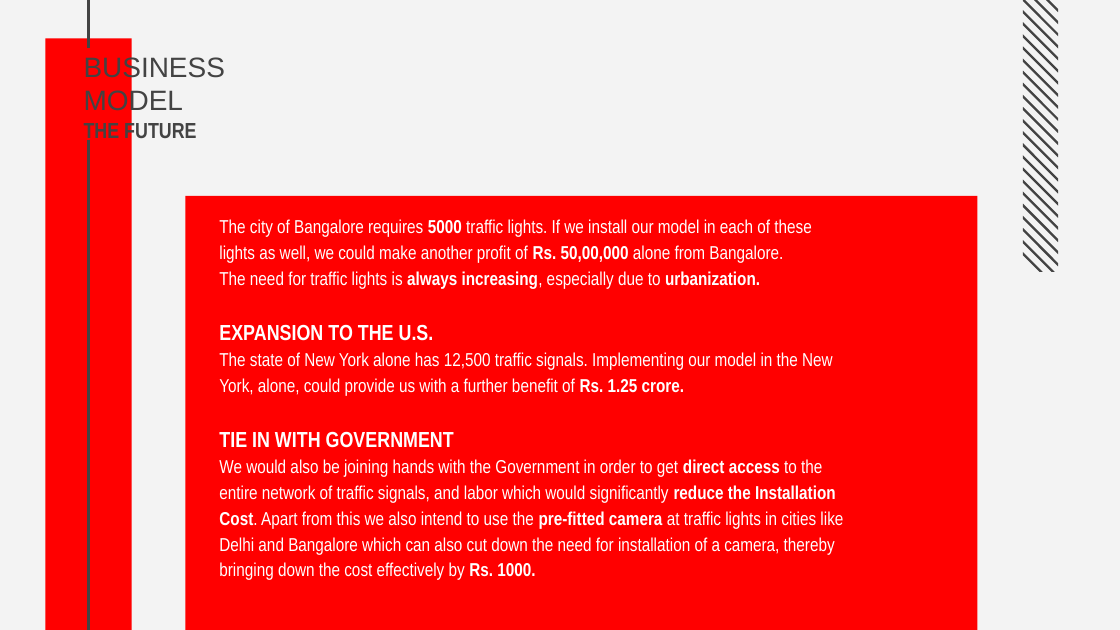
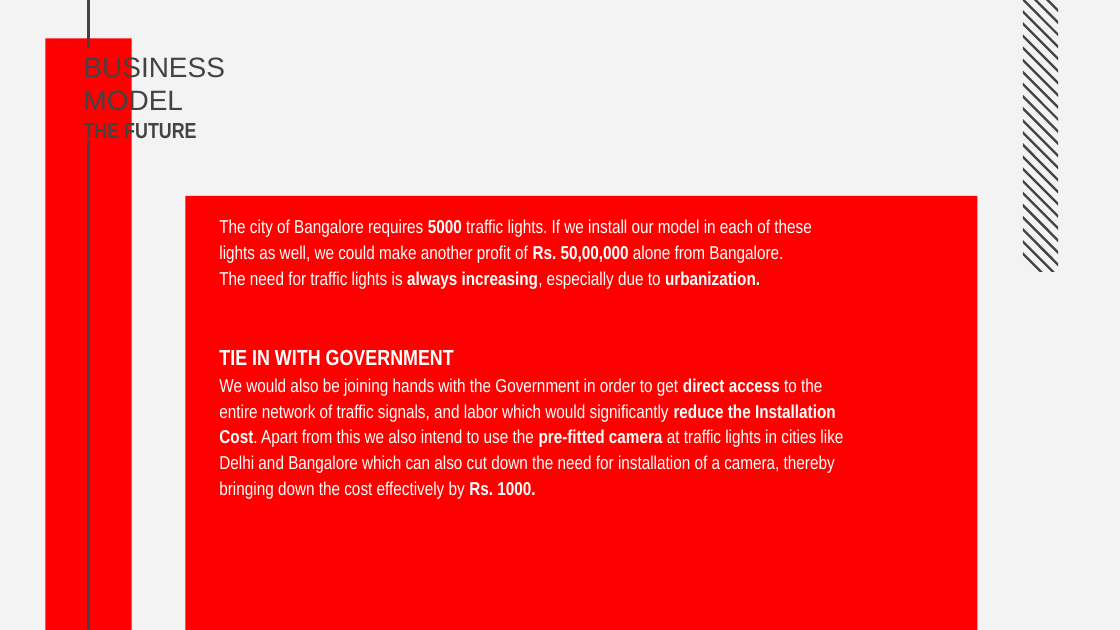
Before and after one commit to Sharan420/Traffic-Classifier, a slide deck: slide 9 of ppt.pptx. Drawn at 1120x630 pixels with LibreOffice and Linux fonts; fonts in the diff are those of the drawing. Boxes give left, top, right and bottom in pixels: in the first picture for what was removed or moved away, otherwise in the second. Text is boxed around its words. In the diff, an @@ line names an element or a change of style, - is before the commit and + after.

```diff
--- a/ppt.pptx
+++ b/ppt.pptx
@@ text at [219,324,833,396]: paragraphs removed @@
-EXPANSION TO THE U.S.
-The state of New York alone has 12,500 traffic signals. Implementing our model in the New York, alone, could provide us with a further benefit of Rs. 1.25 crore.
```
Also in this commit, not shown: 3 other slides changed, 1 slide added.
